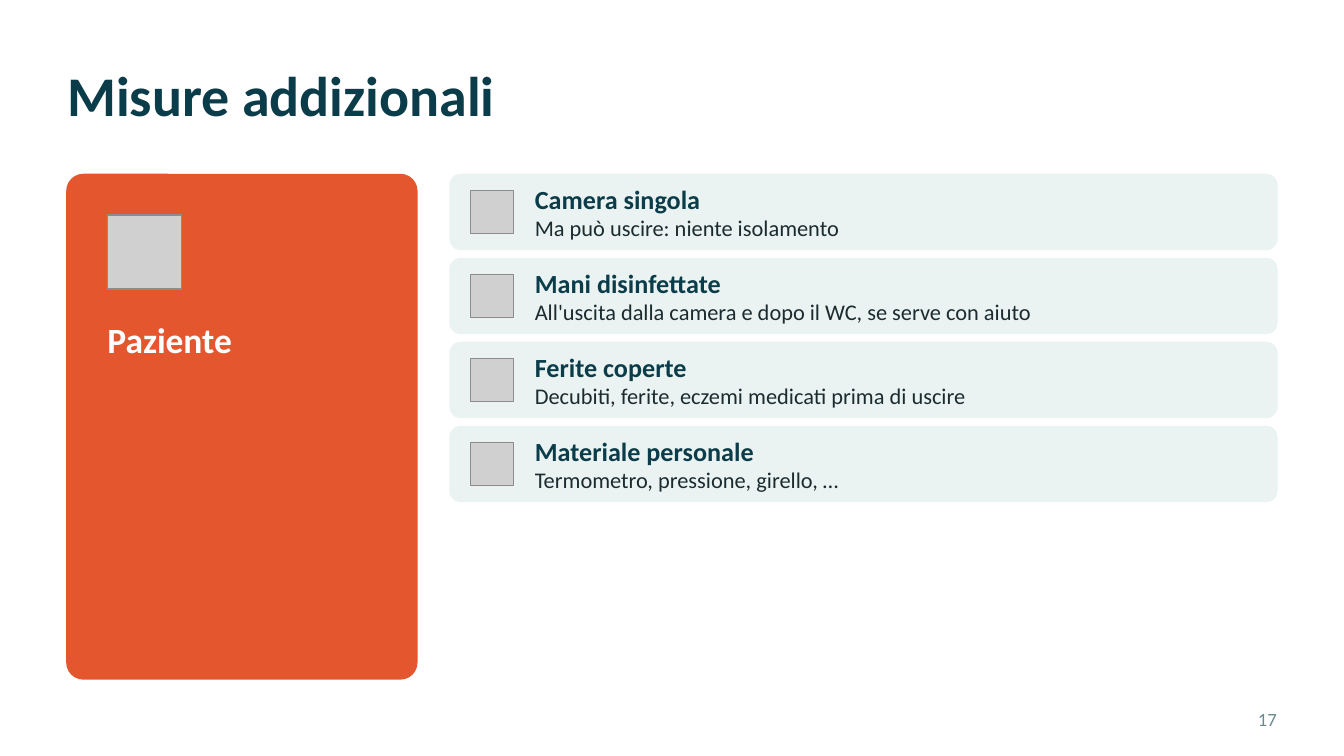
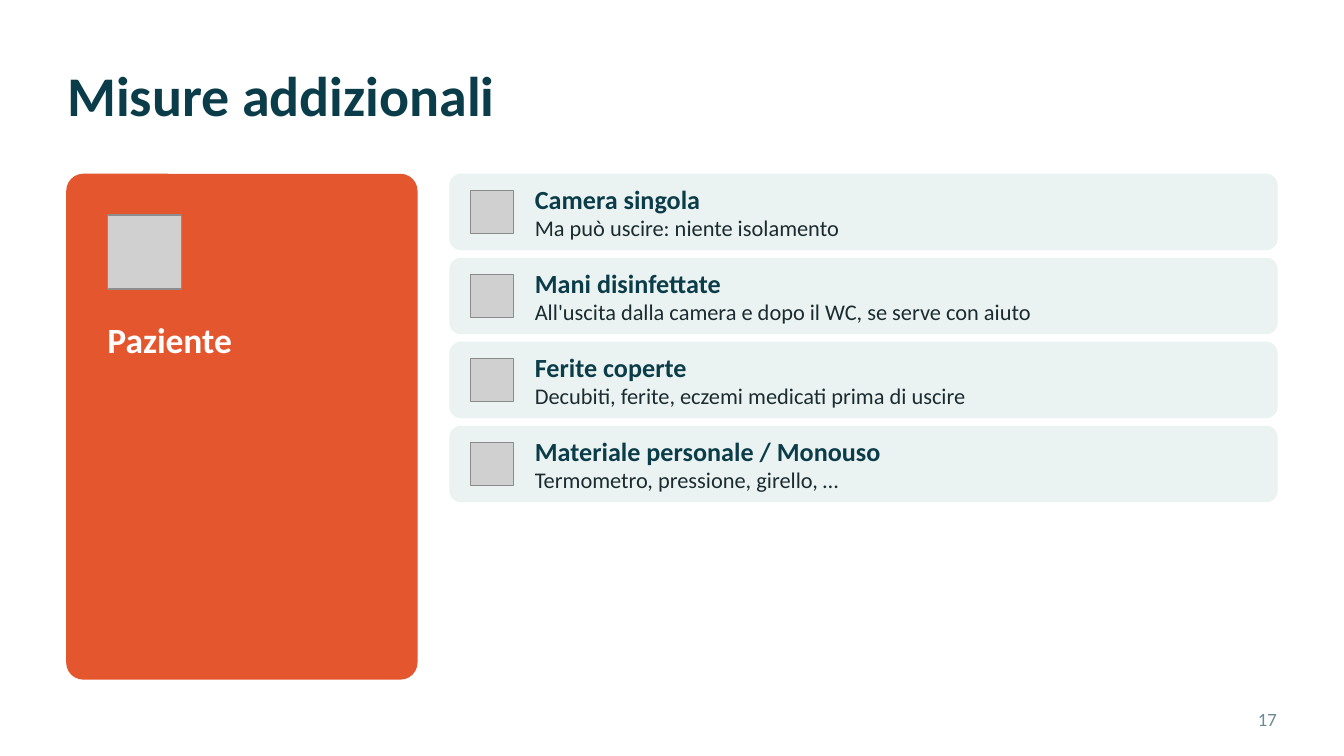
Before and after one commit to theRealCB/04_SSPSS, a slide deck: slide 61 of Situazioni di cura/Multiresistenze/Multiresistenze_Gruppo2_v6.pptx. Drawn at 1344x756 pixels with LibreOffice and Linux fonts; fonts in the diff are those of the drawing; grey boxes stand for pictures. Boxes give left, top, right and bottom in pixels: in the first picture for what was removed or moved away, otherwise in the second. Text is boxed around its words. In the diff, an @@ line names an element or a change of style, - is before the commit and + after.

```diff
--- a/Situazioni di cura/Multiresistenze/Multiresistenze_Gruppo2_v6.pptx
+++ b/Situazioni di cura/Multiresistenze/Multiresistenze_Gruppo2_v6.pptx
@@ text at (x1=535, y1=442, x2=881, y2=465): text changed @@
-Materiale personale
+Materiale personale / Monouso
```
Also in this commit, not shown: 4 other files.
